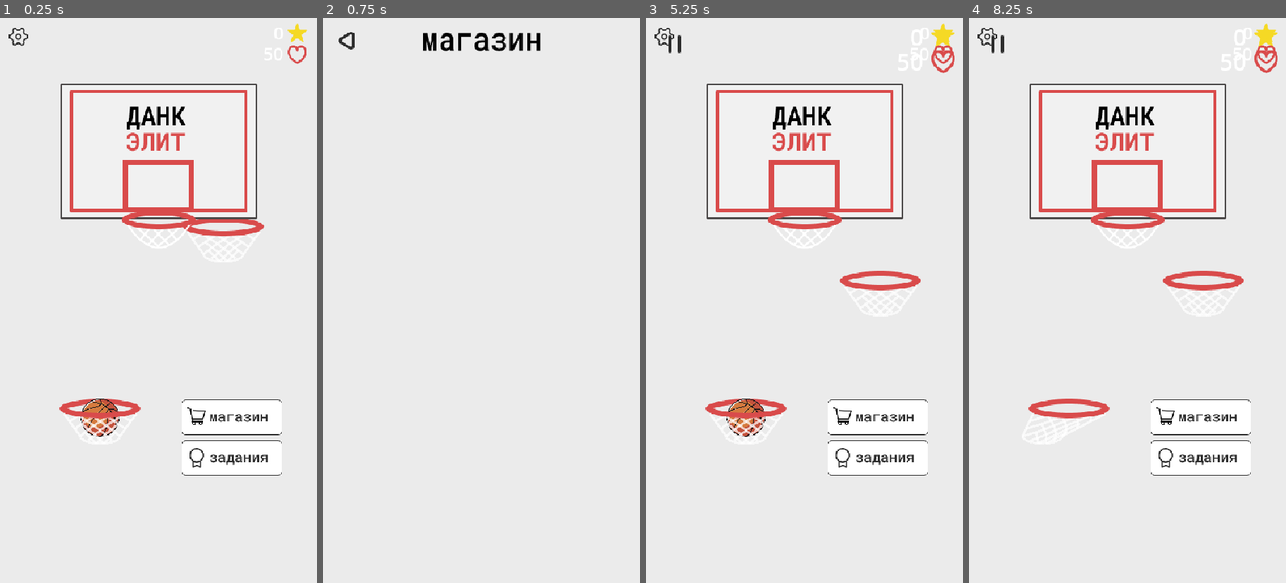
Above: before the commit, frames 1-4 (left to right).
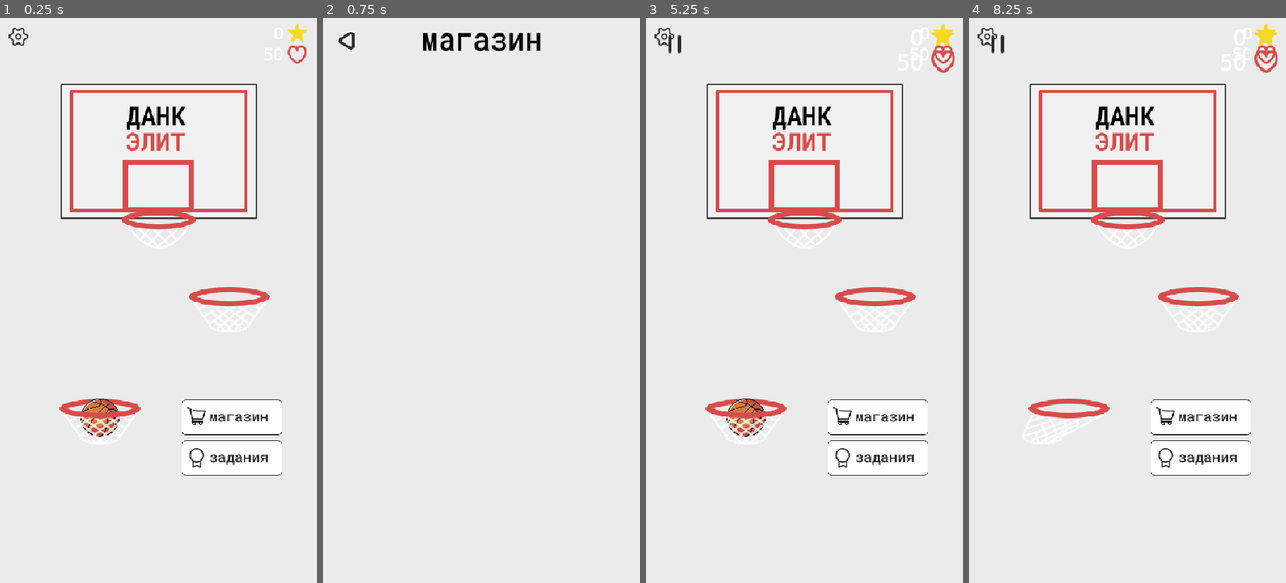
Above: after the commit, the same moments.

Repository: top-it-090304/Mavericks
Game: Godot game, scene res://Scenes/MainScene/main_scene.tscn
Two runs of this game, one before a commit and one after it. Both use one fixed random seed, a clock stepped at 60 frames per second and the inputs below.
Inputs (mouse positions are in pixels of both pictures, inside the frame that each line leads up to):
- Up to frame 1 (0.25 s): no input
- Up to frame 2 (0.75 s): click (554, 419) at 0.5 s
- Up to frame 3 (5.25 s): click (674, 40) at 1.25 s; click (877, 458) at 2 s; tap Enter at 2.75 s; move the mouse to (874, 272) at 2.77 s; hold Up (ui_up) 2.78-3.5 s; click (874, 272) at 2.92 s; tap Space at 3.5 s; drag from (741, 328) to (867, 238) at 3.52 s; click (680, 46) at 4.25 s; click (804, 277) at 5 s
- Up to frame 4 (8.25 s): click (991, 34) at 5.75 s; click (997, 40) at 6.5 s; tap Enter at 7.25 s; move the mouse to (1159, 176) at 7.27 s; hold Up (ui_up) 7.28-8 s; tap Space at 8 s; drag from (1111, 413) to (1032, 215) at 8.02 s

The runs differ from the first frame. In frame 1, 0.9% of the frame differs, in the area x 57-86%, y 35-51%; in frame 2, nothing differs; in frame 3, 0.9%; in frame 4, 0.9%.

Commit message:
feat: add star collection system

Diff:
--- a/dunkelite/Scenes/Ball_scene/ball.gd
+++ b/dunkelite/Scenes/Ball_scene/ball.gd
@@ -17,9 +17,9 @@
 var _traj_dots: Array = []
 var _gravity: float = 0.0
 
-@export var power_multiplier: float = 34.0
+@export var power_multiplier: float = 32.0
 @export var max_force: float = 1800.0
-@export var max_speed: float = 2200.0
+@export var max_speed: float = 2500.0
 @export var max_drag_radius: float = 70.0
 
 func _ready() -> void:
--- a/dunkelite/Scenes/MainScene/main_scene.gd
+++ b/dunkelite/Scenes/MainScene/main_scene.gd
@@ -180,6 +180,7 @@
 	for i in 4:
 		var ring = RING_SCENE.instantiate() as Ring
 		ring_pool_node.add_child(ring)
+		ring.star_collected.connect(_on_star_collected)
 		if i == 0:
 			active_ring = ring
 		elif i == 1:
@@ -208,15 +209,13 @@
 	_assign_ball_to_ring(launch_ring)
 
 	active_ring = next_ring
-	active_ring.position = Vector2(
-		_get_next_x(),
-		START_RING_POS.y - randf_range(RING_SPACING_MIN, RING_SPACING_MAX)
-	)
+	active_ring.position = Vector2(390, 490)
 	active_ring.visible = true
 	active_ring.set_physics_enabled(true)
 	active_ring.goal_scored.connect(_on_goal_scored)
 
 	next_ring = hidden_ring
+	_next_side = 0
 	next_ring.position = Vector2(
 		_get_next_x(),
 		active_ring.position.y - randf_range(RING_SPACING_MIN, RING_SPACING_MAX)
@@ -234,6 +233,9 @@
 	hidden_ring.set_physics_enabled(false)
 
 	_is_first_ring = false
+	active_ring.try_spawn_stars()
+	next_ring.try_spawn_stars()
+	hidden_ring.try_spawn_stars()
 
 # ---------------------------------------------------------------------------
 # Ball / ring callbacks
@@ -314,9 +316,16 @@
 	)
 	hidden_ring.visible = false
 	hidden_ring.set_physics_enabled(false)
+	hidden_ring.try_spawn_stars()
 
 	_assign_ball_to_ring(launch_ring)
 	ball.enable_shoot()
+
+func _on_star_collected(amount: int, worldPos: Vector2) -> void:
+	Global.add_stars(amount)
+	hud.update_stars(Global.stars)
+	var screenPos = get_viewport().get_canvas_transform() * worldPos
+	hud.animate_star_fly(screenPos)
 
 func _on_launch_ring_goal() -> void:
 	ball.on_goal()
--- a/dunkelite/Scenes/Ring/ring.gd
+++ b/dunkelite/Scenes/Ring/ring.gd
@@ -2,9 +2,21 @@
 extends Node2D
 
 signal goal_scored
+signal star_collected(amount: int, world_pos: Vector2)
+
+const STAR_TEXTURE = preload("res://assets/UIassets/StarIcon.svg")
+const STAR_SPAWN_CHANCE := 0.5
+const STAR_SPACING := 32.0
+const STAR_OFFSET_Y := -80.0
+const STAR_SIZE := Vector2(28, 28)
+const STAR_COLLECT_RADIUS := 20.0
+const STAR_SPIN_SPEED := 2.5
 
 var _goal_allowed: bool = true
 var _scored: bool = false
+var _stars: Array[Sprite2D] = []
+var _star_areas: Array[Area2D] = []
+var _stars_active: bool = false
 var net_stretch_offset: Vector2 = Vector2.ZERO:
 	set(value):
 		if net_stretch_offset != value:
@@ -28,6 +40,12 @@
 func _ready() -> void:
 	goal_zone.body_entered.connect(_on_goal_zone_entered)
 	queue_redraw()
+
+func _process(_delta: float) -> void:
+	if _stars_active:
+		for star in _stars:
+			if star.visible:
+				star.scale.x = star.scale.y * sin(Time.get_ticks_msec() * 0.001 * STAR_SPIN_SPEED)
 
 func _draw() -> void:
 	var color = NET_COLOR_SCORED if _scored else NET_COLOR
@@ -77,7 +95,7 @@
 	var cx = (left_pt.x + right_pt.x) / 2.0
 	var edge_y = (left_pt.y + right_pt.y) / 2.0
 	var rx = (right_pt.x - left_pt.x) / 2.0
-	var mid_pt = bottom[NET_COLS / 2]
+	var mid_pt = bottom[NET_COLS / 2 as int]
 	var ry = mid_pt.y - edge_y
 	if ry < 1.0:
 		ry = BOTTOM_ARC_DIP
@@ -124,6 +142,45 @@
 	$RimRight/CollisionShape2D.set_deferred("disabled", not enabled)
 	$NetBlocker/CollisionShape2D.set_deferred("disabled", not enabled)
 
+func _spawn_stars(count: int) -> void:
+	_stars_active = true
+	var scale_map := {1: 1.25, 2: 0.95, 3: 0.8}
+	var s := scale_map.get(count, 0.8) as float
+	for i in count:
+		var sprite = Sprite2D.new()
+		sprite.texture = STAR_TEXTURE
+		sprite.texture_filter = CanvasItem.TEXTURE_FILTER_LINEAR
+		var offset_x = (i - (count - 1) / 2.0) * STAR_SPACING
+		sprite.position = Vector2(offset_x, STAR_OFFSET_Y)
+		sprite.scale = Vector2(s, s)
+		add_child(sprite)
+		_stars.append(sprite)
+
+		var area = Area2D.new()
+		area.collision_layer = 0
+		area.collision_mask = 1
+		var shape = CollisionShape2D.new()
+		var circle = CircleShape2D.new()
+		circle.radius = STAR_COLLECT_RADIUS
+		shape.shape = circle
+		area.add_child(shape)
+		area.position = Vector2(offset_x, STAR_OFFSET_Y)
+		area.body_entered.connect(_on_star_entered.bind(i))
+		add_child(area)
+		_star_areas.append(area)
+
+func _on_star_entered(body: Node2D, idx: int) -> void:
+	if not body.is_in_group("ball"):
+		return
+	if idx >= _stars.size():
+		return
+	var sprite = _stars[idx]
+	if not sprite.visible:
+		return
+	sprite.visible = false
+	_star_areas[idx].get_child(0).set_deferred("disabled", true)
+	star_collected.emit(1, sprite.global_position)
+
 func reset() -> void:
 	_goal_allowed = true
 	_scored = false
@@ -131,3 +188,23 @@
 	queue_redraw()
 	$RimFront.modulate = Color(1, 1, 1, 1)
 	$RimBack.modulate = Color(1, 1, 1, 1)
+	for s in _stars:
+		s.queue_free()
+	for a in _star_areas:
+		a.queue_free()
+	_stars.clear()
+	_star_areas.clear()
+	_stars_active = false
+
+func try_spawn_stars() -> void:
+	if randf() >= STAR_SPAWN_CHANCE:
+		return
+	var r := randf()
+	var count: int
+	if r < 0.25:
+		count = 3
+	elif r < 0.55:
+		count = 2
+	else:
+		count = 1
+	_spawn_stars(count)
--- a/dunkelite/Scenes/UI/hud.gd
+++ b/dunkelite/Scenes/UI/hud.gd
@@ -29,3 +29,19 @@
 
 func hide_combo() -> void:
 	combo_label.visible = false
+
+func animate_star_fly(from_global: Vector2) -> void:
+	var icon = Sprite2D.new()
+	icon.texture = preload("res://assets/UIassets/StarIcon.svg")
+	icon.scale = Vector2(0.55, 0.55)
+	icon.global_position = from_global
+	add_child(icon)
+	var target = $stars.global_position + Vector2(20, 20)
+	var tween = create_tween()
+	tween.set_parallel(true)
+	tween.tween_property(icon, "global_position", target, 0.55)\
+		.set_ease(Tween.EASE_IN).set_trans(Tween.TRANS_QUAD)
+	tween.tween_property(icon, "scale", Vector2(0.3, 0.3), 0.55)\
+		.set_ease(Tween.EASE_IN)
+	await tween.finished
+	icon.queue_free()
Not shown: 1 places in dunkelite/Scenes/UI/PauseScreen.tscn that only renumber resources
Not shown, added: dunkelite/Scenes/UI/pause_screen.gd.uid
